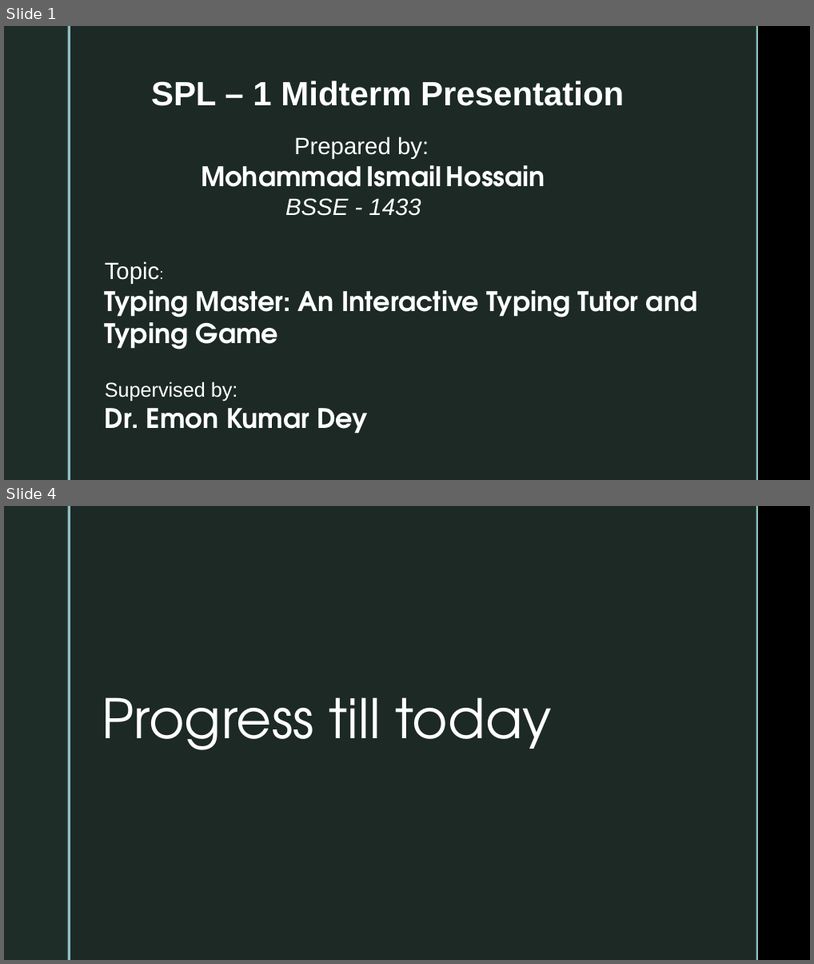
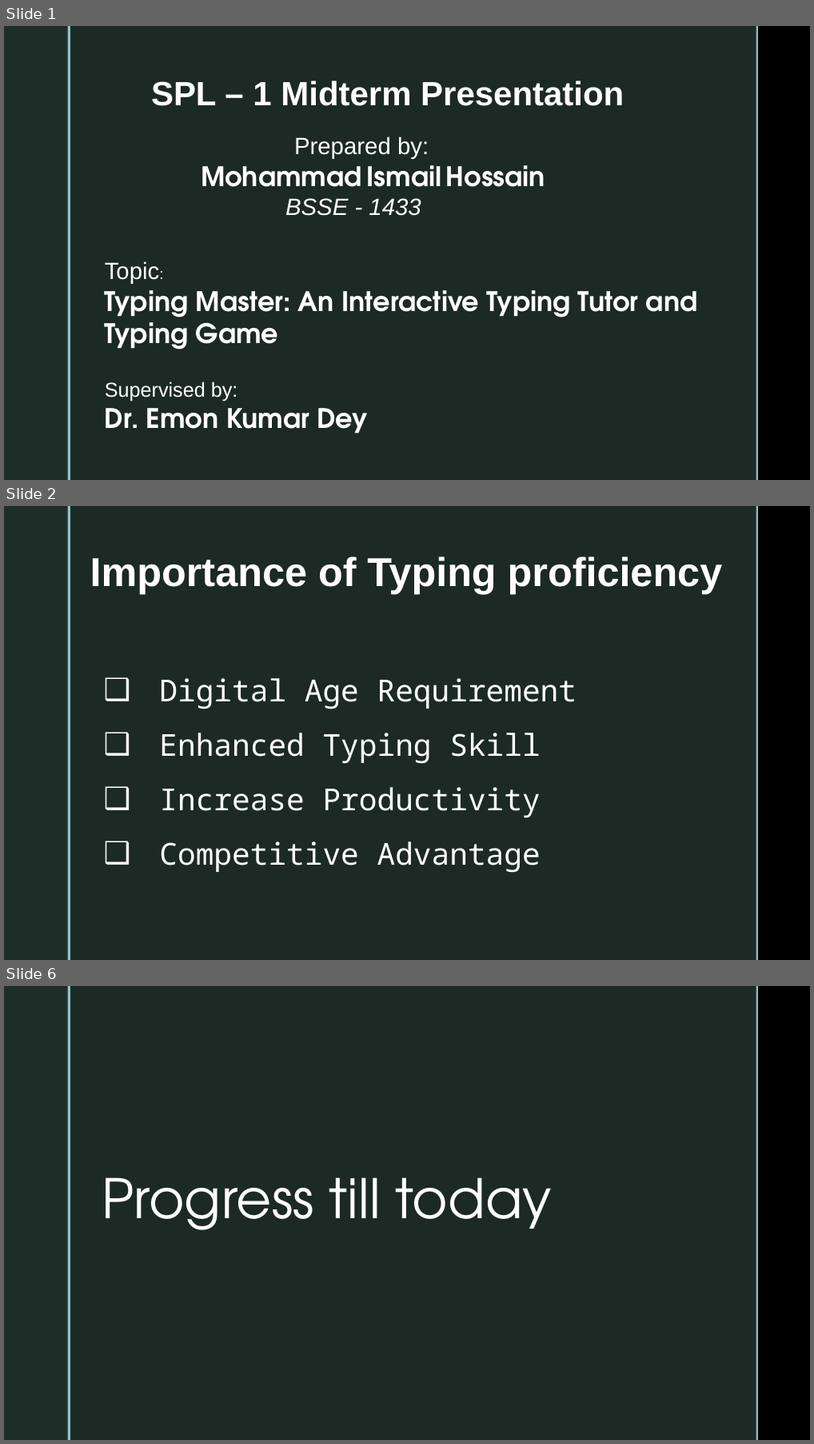
Before and after one commit to CodeWithIsmail/SPL-1, a slide deck: Mid Presentation.pptx. Shown one above the other, each under a label of ours: slides 1 and 4 before the commit, slides 1, 2 and 6 after it; the slides between them are not shown. The pictures are 814x964 and 814x1444 pixels, drawn with LibreOffice and Linux fonts; fonts in the diff are those of the drawing; background and template pictures are left out. Boxes give left, top, right and bottom in pixels: in the first picture for what was removed or moved away, otherwise in the second. Text is boxed around its words. In the diff, an @@ line names an element or a change of style, - is before the commit and + after.

```diff
--- a/Mid Presentation.pptx
+++ b/Mid Presentation.pptx
@@ slide 2 added at (4,506,810,960), background picture (left out); not listed: 4 template elements that a slide beside it also shows @@
@@ text added at (90,556,723,594), 48 pt, text #FFFFFF, bold @@
+Importance of Typing proficiency
@@ text added at (159,678,577,872), 36 pt, text #FFFFFF @@
+❑ Digital Age Requirement
+❑ Enhanced Typing Skill
+❑ Increase Productivity
+❑ Competitive Advantage
@@ what was slide 4 is now slide 6 @@
```
Also in this commit, not shown: 7 slides changed, 9 other slides added, 1 slide removed, 1 other file.
